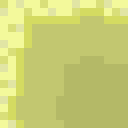
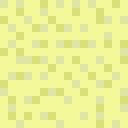
Before/after of a 128 x 128 layered artwork. What changed in the layer stack:
hid "Path Turn" over [0, 0, 128, 128]
hid "Path right" over [0, 0, 128, 128]
showed "Dry Sand" over [0, 0, 128, 128]
